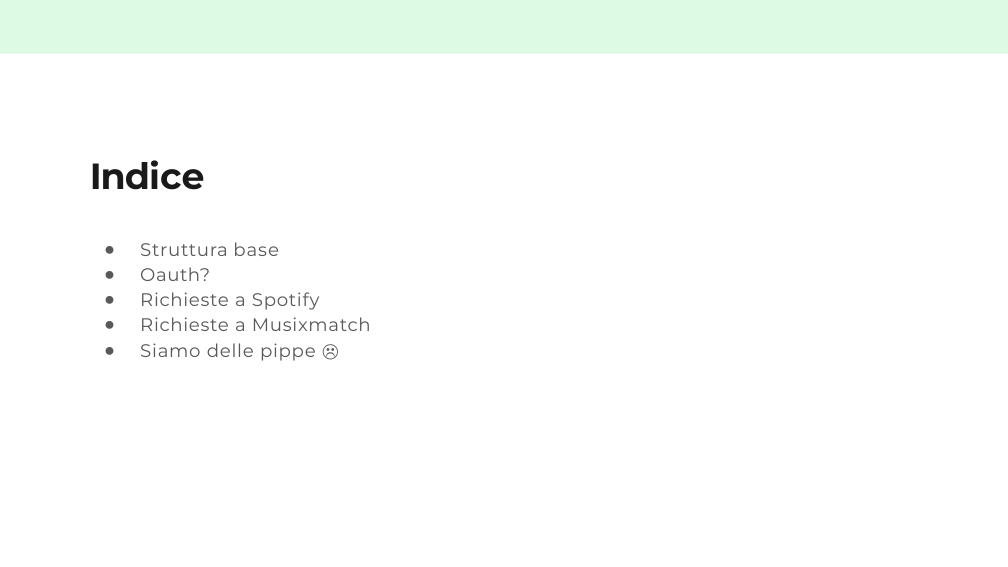
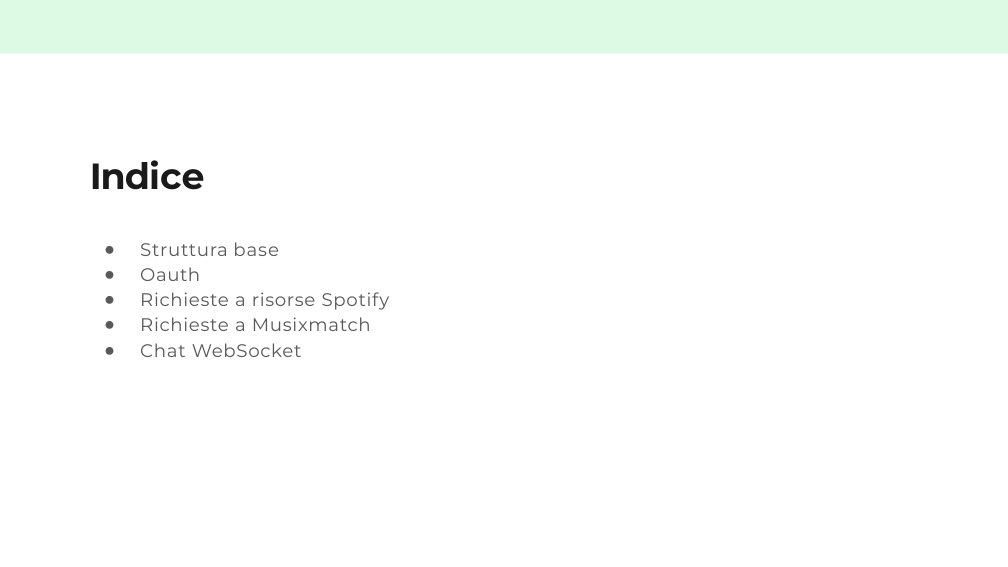
Before and after one commit to GioPec/progetto-rc, a slide deck: slide 2 of SpotiX.pptx. Drawn at 1008x567 pixels with LibreOffice and Linux fonts; fonts in the diff are those of the drawing. Boxes give left, top, right and bottom in pixels: in the first picture for what was removed or moved away, otherwise in the second. Text is boxed around its words. In the diff, an @@ line names an element or a change of style, - is before the commit and + after.

```diff
--- a/SpotiX.pptx
+++ b/SpotiX.pptx
@@ text at [140,267,390,310]: text changed @@
-● Oauth?
-● Richieste a Spotify
+● Oauth
+● Richieste a risorse Spotify
@@ text at [140,343,302,357]: text changed @@
-● Siamo delle pippe ☹
+● Chat WebSocket
```
Also in this commit, not shown: 2 other slides changed, 2 slides added, 1 slide removed, 15 other files.
